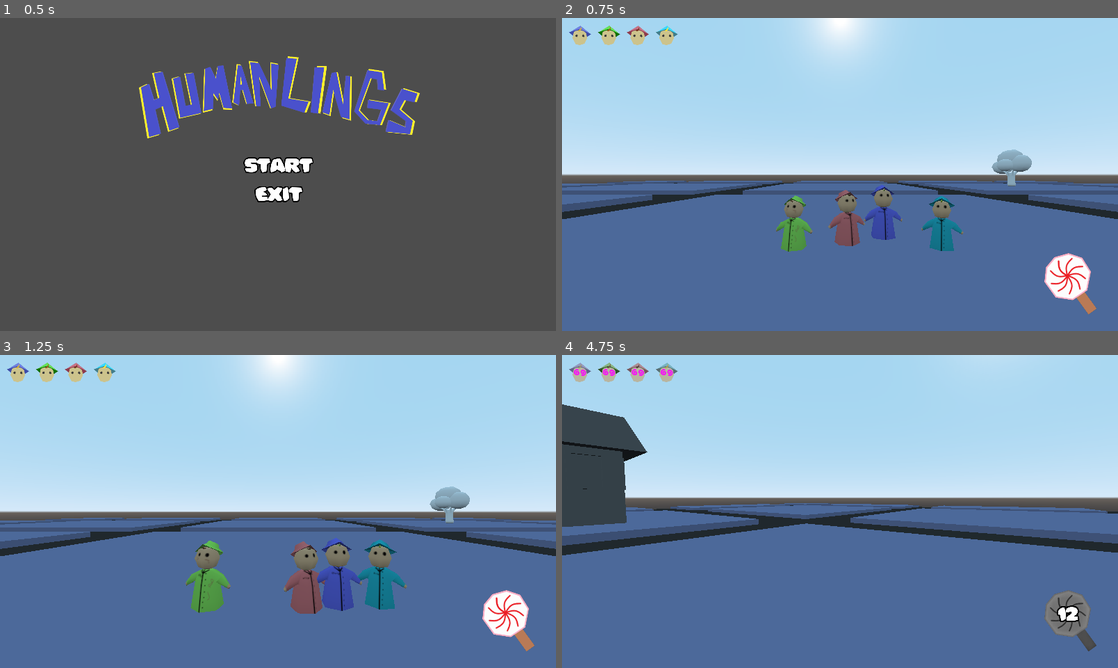
Above: before the commit, frames 1-4 (two rows, left to right).
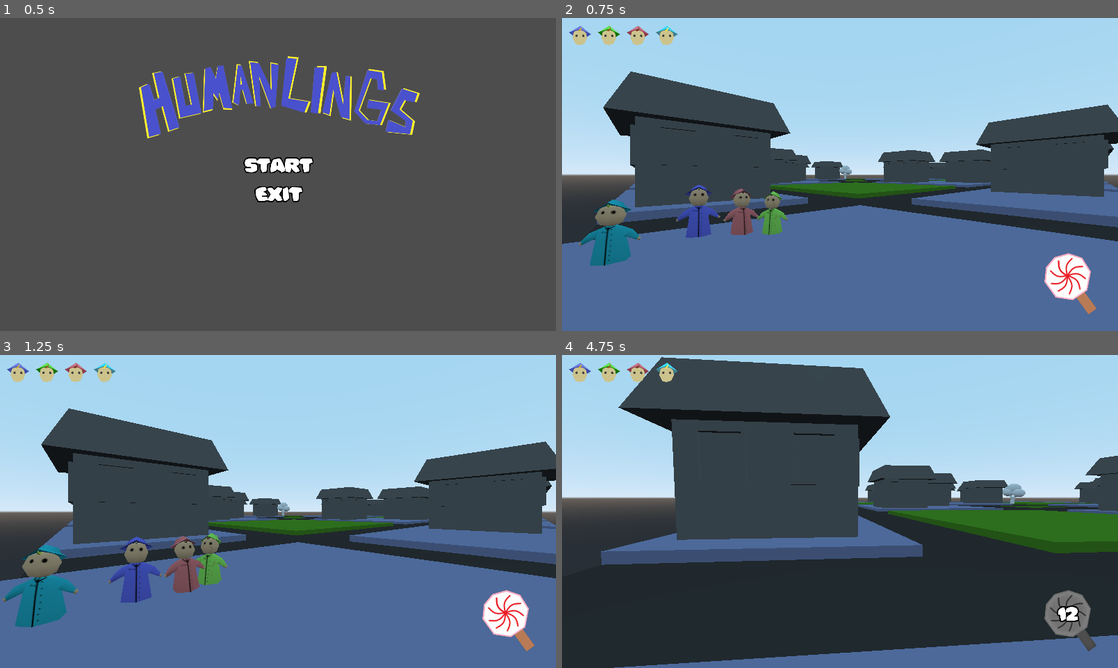
Above: after the commit, the same moments.

Repository: Rustywolf/GGJ2021
Game: Godot game, scene res://Game.tscn
Same seed, same stepped clock (60 frames per second), same inputs: the game is played once before the commit and once after it.
Inputs (mouse positions are in pixels of both pictures, inside the frame that each line leads up to):
- Up to frame 1 (0.5 s): no input
- Up to frame 2 (0.75 s): tap Enter at 0.5 s; move the mouse to (840, 168) at 0.52 s; press the mouse at (840, 168) at 0.53 s; hold D (move_right) from 0.53 s (still down)
- Up to frame 3 (1.25 s): keep holding D (move_right)
- Up to frame 4 (4.75 s): move the mouse to (812, 511) at 1.27 s; release D (move_right) at 1.28 s; release the mouse at (812, 511) at 1.28 s; hold W (move_forward) from 1.28 s (still down); click (812, 511) at 1.35 s; move the mouse to (851, 505) at 2.02 s; press the mouse at (851, 505) at 2.03 s; move the mouse to (834, 517) at 2.77 s; release the mouse at (834, 517) at 2.78 s; click (834, 517) at 2.85 s; move the mouse to (878, 514) at 3.52 s; press the mouse at (878, 514) at 3.53 s; move the mouse to (795, 508) at 4.27 s; release the mouse at (795, 508) at 4.28 s; click (795, 508) at 4.35 s

Frame 1 is identical in both runs. In frame 2, 33% of the frame differs, in the area x 0-100%, y 0-80%; in frame 3, 36%; in frame 4, 67%, in the area x 0-100%, y 0-100%.

Commit message:
Buildings

Diff:
--- a/World.tscn
+++ b/World.tscn
@@ -67,22 +67,25 @@
 "vertex_count": 336
 }
 
-[sub_resource type="SpatialMaterial" id=6]
+[sub_resource type="SpatialMaterial" id=7]
 albedo_texture = ExtResource( 10 )
 
-[sub_resource type="SpatialMaterial" id=7]
+[sub_resource type="SpatialMaterial" id=8]
 albedo_texture = ExtResource( 12 )
 
-[sub_resource type="SpatialMaterial" id=8]
+[sub_resource type="SpatialMaterial" id=9]
 albedo_texture = ExtResource( 13 )
 
-[sub_resource type="NavigationMesh" id=9]
+[sub_resource type="NavigationMesh" id=10]
 vertices = PoolVector3Array( -41.9, 0.21, -48.8, -48.8, 0.21, -48.8, -48.8, 0.21, -37.1, -34.7, 0.21, -48.8, -41.9, 0.2 …(4245 unchanged characters)…
 polygons = [ PoolIntArray( 2, 1, 0 ), PoolIntArray( 3, 5, 4 ), PoolIntArray( 8, 7, 6 ), PoolIntArray( 10, 9, 11 ), Pool …(3268 unchanged characters)…
 agent/height = 1.0
 agent/radius = 1.0
 agent/max_climb = 1.0
 agent/max_slope = 90.0
+
+[sub_resource type="SpatialMaterial" id=11]
+albedo_color = Color( 0.262745, 0.521569, 0.113725, 1 )
 
 [node name="World" type="Control"]
 pause_mode = 2
@@ -316,7 +319,7 @@
 [node name="CanvasLayer" type="CanvasLayer" parent="."]
 
 [node name="Rosie" parent="CanvasLayer" instance=ExtResource( 3 )]
-transform = Transform( 1, 0, 0, 0, 1, 0, 0, 0, 1, 2.25516, 0.579552, 2.82267 )
+transform = Transform( 0.999184, 0, -0.0403933, 0, 1, 0, 0.0403933, 0, 0.999184, 49.0103, 0.579552, -42.1383 )
 first_name = "Rosie"
 
 [node name="Body" type="Spatial" parent="CanvasLayer/Rosie"]
@@ -324,12 +327,12 @@
 
 [node name="kid2" type="MeshInstance" parent="CanvasLayer/Rosie/Body"]
 transform = Transform( -1.62921e-07, 0, -1, 0, 1, 0, 1, 0, -1.62921e-07, 0, 0, 0 )
-material_override = SubResource( 4 )
-mesh = SubResource( 5 )
+material_override = SubResource( 5 )
+mesh = SubResource( 6 )
 material/0 = null
 
 [node name="Eloise" parent="CanvasLayer" instance=ExtResource( 3 )]
-transform = Transform( 1, 0, 0, 0, 1, 0, 0, 0, 1, 0.877334, 0.814044, 2.82267 )
+transform = Transform( 0.999184, 0, -0.0403933, 0, 1, 0, 0.0403933, 0, 0.999184, 47.6336, 0.814044, -42.194 )
 first_name = "Eloise"
 
 [node name="Body" type="Spatial" parent="CanvasLayer/Eloise"]
@@ -337,12 +340,12 @@
 
 [node name="kid2" type="MeshInstance" parent="CanvasLayer/Eloise/Body"]
 transform = Transform( -1.62921e-07, 0, -1, 0, 1, 0, 1, 0, -1.62921e-07, 0, 0, 0 )
-material_override = SubResource( 6 )
-mesh = SubResource( 5 )
+material_override = SubResource( 7 )
+mesh = SubResource( 6 )
 material/0 = null
 
 [node name="Nathan" parent="CanvasLayer" instance=ExtResource( 3 )]
-transform = Transform( 1, 0, 0, 0, 1, 0, 0, 0, 1, -0.897424, 0.58818, 2.82267 )
+transform = Transform( 0.999184, 0, -0.0403933, 0, 1, 0, 0.0403933, 0, 0.999184, 45.8603, 0.58818, -42.2657 )
 first_name = "Nathan"
 
 [node name="Body" type="Spatial" parent="CanvasLayer/Nathan"]
@@ -350,12 +353,12 @@
 
 [node name="kid2" type="MeshInstance" parent="CanvasLayer/Nathan/Body"]
 transform = Transform( -1.62921e-07, 0, -1, 0, 1, 0, 1, 0, -1.62921e-07, 0, 0, 0 )
-material_override = SubResource( 7 )
-mesh = SubResource( 5 )
+material_override = SubResource( 8 )
+mesh = SubResource( 6 )
 material/0 = null
 
 [node name="Oliver" parent="CanvasLayer" instance=ExtResource( 3 )]
-transform = Transform( 1, 0, 0, 0, 1, 0, 0, 0, 1, 0.0143886, 0.691596, 2.91548 )
+transform = Transform( 0.999184, 0, -0.0403933, 0, 1, 0, 0.0403933, 0, 0.999184, 46.7676, 0.691596, -42.1361 )
 first_name = "Oliver"
 
 [node name="Body" type="Spatial" parent="CanvasLayer/Oliver"]
@@ -363,17 +366,17 @@
 
 [node name="kid2" type="MeshInstance" parent="CanvasLayer/Oliver/Body"]
 transform = Transform( -1.62921e-07, 0, -1, 0, 1, 0, 1, 0, -1.62921e-07, 0, 0, 0 )
-mesh = SubResource( 5 )
-material/0 = SubResource( 8 )
+mesh = SubResource( 6 )
+material/0 = SubResource( 9 )
 
 [node name="Player" parent="CanvasLayer" instance=ExtResource( 4 )]
-transform = Transform( 1, 0, 0, 0, 1, 0, 0, 0, 1, 0, 0, 7.78486 )
+transform = Transform( -0.751103, 0, 0.660185, 0, 1, 0, -0.660185, 0, -0.751103, 48.5687, 0, -48.1452 )
 
 [node name="Navigation" type="Navigation" parent="CanvasLayer"]
 transform = Transform( 1, 0, 0, 0, 1, 0, 0, 0, 1, 0.00634289, 4.76837e-07, -0.0219002 )
 
 [node name="NavigationMeshInstance" type="NavigationMeshInstance" parent="CanvasLayer/Navigation"]
-navmesh = SubResource( 9 )
+navmesh = SubResource( 10 )
 
 [node name="Roads" parent="CanvasLayer/Navigation/NavigationMeshInstance" instance=ExtResource( 2 )]
 
@@ -384,13 +387,82 @@
 transform = Transform( 1, 0, 0, 0, 1, 0, 0, 0, 1, -0.00634289, -4.76837e-07, 0.0219002 )
 
 [node name="BuildingGrey" parent="CanvasLayer/Navigation/NavigationMeshInstance/Buildings" instance=ExtResource( 16 )]
-transform = Transform( 0.5, 0, 0, 0, 0.5, 0, 0, 0, 0.5, -23.0654, 0, 0 )
+transform = Transform( -8.14603e-08, 0, 0.5, 0, 0.5, 0, -0.5, 0, -8.14603e-08, 20.1932, 0, -45.1468 )
+
+[node name="BuildingGrey2" parent="CanvasLayer/Navigation/NavigationMeshInstance/Buildings" instance=ExtResource( 16 )]
+transform = Transform( -8.14603e-08, 0, 0.5, 0, 0.5, 0, -0.5, 0, -8.14603e-08, 4.74069, 0, -45.1468 )
+
+[node name="BuildingGrey8" parent="CanvasLayer/Navigation/NavigationMeshInstance/Buildings" instance=ExtResource( 16 )]
+transform = Transform( -8.14603e-08, 0, 0.5, 0, 0.5, 0, -0.5, 0, -8.14603e-08, -4.94246, 0, -45.1468 )
+
+[node name="BuildingGrey6" parent="CanvasLayer/Navigation/NavigationMeshInstance/Buildings" instance=ExtResource( 16 )]
+transform = Transform( -8.14603e-08, 0, 0.5, 0, 0.5, 0, -0.5, 0, -8.14603e-08, -20.1922, 0, -45.1468 )
+
+[node name="BuildingGrey3" parent="CanvasLayer/Navigation/NavigationMeshInstance/Buildings" instance=ExtResource( 16 )]
+transform = Transform( 0.5, 0, 0, 0, 0.5, 0, 0, 0, 0.5, 45.427, 0, -29.7267 )
+
+[node name="BuildingGrey4" parent="CanvasLayer/Navigation/NavigationMeshInstance/Buildings" instance=ExtResource( 16 )]
+transform = Transform( 0.5, 0, 0, 0, 0.5, 0, 0, 0, 0.5, 45.0715, 0, -4.51901 )
+
+[node name="BuildingGrey5" parent="CanvasLayer/Navigation/NavigationMeshInstance/Buildings" instance=ExtResource( 16 )]
+transform = Transform( 0.5, 0, 0, 0, 0.5, 0, 0, 0, 0.5, 45.0715, 0, 4.86537 )
+
+[node name="BuildingGrey7" parent="CanvasLayer/Navigation/NavigationMeshInstance/Buildings" instance=ExtResource( 16 )]
+transform = Transform( 0.5, 0, 0, 0, 0.5, 0, 0, 0, 0.5, 45.0715, 0, 20.3634 )
 
 [node name="BuildingRed" parent="CanvasLayer/Navigation/NavigationMeshInstance/Buildings" instance=ExtResource( 7 )]
-transform = Transform( 0.5, 0, 0, 0, 0.5, 0, 0, 0, 0.5, 26.419, 0, 22.5172 )
+transform = Transform( 0.5, 0, 0, 0, 0.5, 0, 0, 0, 0.5, 45.0052, 0, 45.0067 )
+
+[node name="BuildingRed2" parent="CanvasLayer/Navigation/NavigationMeshInstance/Buildings" instance=ExtResource( 7 )]
+transform = Transform( -0.5, 0, -1.62921e-07, 0, 0.5, 0, 1.62921e-07, 0, -0.5, -44.9941, 0, -45.0074 )
+
+[node name="BuildingRed3" parent="CanvasLayer/Navigation/NavigationMeshInstance/Buildings" instance=ExtResource( 7 )]
+transform = Transform( -8.14603e-08, 0, -0.5, 0, 0.5, 0, 0.5, 0, -8.14603e-08, -4.97956, 0, -29.9578 )
+
+[node name="BuildingRed4" parent="CanvasLayer/Navigation/NavigationMeshInstance/Buildings" instance=ExtResource( 7 )]
+transform = Transform( 0.5, 0, 0, 0, 0.5, 0, 0, 0, 0.5, 4.54099, 0, -20.4487 )
+
+[node name="BuildingRed5" parent="CanvasLayer/Navigation/NavigationMeshInstance/Buildings" instance=ExtResource( 7 )]
+transform = Transform( -0.499985, 0, -0.00382213, 0, 0.5, 0, 0.00382213, 0, -0.499985, 29.9157, 0, -4.74801 )
+
+[node name="BuildingRed6" parent="CanvasLayer/Navigation/NavigationMeshInstance/Buildings" instance=ExtResource( 7 )]
+transform = Transform( 0.00382221, 0, -0.499985, 0, 0.5, 0, 0.499985, 0, 0.00382221, 20.4795, 0, 4.84495 )
+
+[node name="BuildingRed7" parent="CanvasLayer/Navigation/NavigationMeshInstance/Buildings" instance=ExtResource( 7 )]
+transform = Transform( -0.00692857, 0, 0.499952, 0, 0.5, 0, -0.499952, 0, -0.00692857, 4.70598, 0, 29.7785 )
+
+[node name="BuildingRed8" parent="CanvasLayer/Navigation/NavigationMeshInstance/Buildings" instance=ExtResource( 7 )]
+transform = Transform( -0.499952, 0, -0.00692866, 0, 0.5, 0, 0.00692866, 0, -0.499952, -4.94542, 0, 20.4021 )
+
+[node name="BuildingRed9" parent="CanvasLayer/Navigation/NavigationMeshInstance/Buildings" instance=ExtResource( 7 )]
+transform = Transform( -0.49999, 0, -0.00317639, 0, 0.5, 0, 0.00317639, 0, -0.49999, -20.335, 0, -4.82235 )
+
+[node name="BuildingRed10" parent="CanvasLayer/Navigation/NavigationMeshInstance/Buildings" instance=ExtResource( 7 )]
+transform = Transform( 0.00317647, 0, -0.49999, 0, 0.5, 0, 0.49999, 0, 0.00317647, -29.7836, 0, 4.75842 )
 
 [node name="BuildingGreen" parent="CanvasLayer/Navigation/NavigationMeshInstance/Buildings" instance=ExtResource( 15 )]
-transform = Transform( 0.5, 0, 0, 0, 0.5, 0, 0, 0, 0.5, 25.234, 0, 0 )
+transform = Transform( -8.14603e-08, 0, -0.5, 0, 0.5, 0, 0.5, 0, -8.14603e-08, -20.1663, 0, 45.1655 )
+
+[node name="BuildingGreen2" parent="CanvasLayer/Navigation/NavigationMeshInstance/Buildings" instance=ExtResource( 15 )]
+transform = Transform( -8.14603e-08, 0, -0.5, 0, 0.5, 0, 0.5, 0, -8.14603e-08, -4.84855, 0, 45.1655 )
+
+[node name="BuildingGreen3" parent="CanvasLayer/Navigation/NavigationMeshInstance/Buildings" instance=ExtResource( 15 )]
+transform = Transform( -8.14603e-08, 0, -0.5, 0, 0.5, 0, 0.5, 0, -8.14603e-08, 20.122, 0, 45.1655 )
+
+[node name="BuildingGreen8" parent="CanvasLayer/Navigation/NavigationMeshInstance/Buildings" instance=ExtResource( 15 )]
+transform = Transform( -8.14603e-08, 0, -0.5, 0, 0.5, 0, 0.5, 0, -8.14603e-08, 4.70802, 0, 45.1655 )
+
+[node name="BuildingGreen4" parent="CanvasLayer/Navigation/NavigationMeshInstance/Buildings" instance=ExtResource( 15 )]
+transform = Transform( -0.499997, 0, 0.00170187, 0, 0.5, 0, -0.00170187, 0, -0.499997, -45.1271, 0, -20.03 )
+
+[node name="BuildingGreen5" parent="CanvasLayer/Navigation/NavigationMeshInstance/Buildings" instance=ExtResource( 15 )]
+transform = Transform( -0.499997, 0, 0.00170187, 0, 0.5, 0, -0.00170187, 0, -0.499997, -45.1793, 0, -4.71229 )
+
+[node name="BuildingGreen7" parent="CanvasLayer/Navigation/NavigationMeshInstance/Buildings" instance=ExtResource( 15 )]
+transform = Transform( -0.499997, 0, 0.00170187, 0, 0.5, 0, -0.00170187, 0, -0.499997, -45.1793, 0, 4.59772 )
+
+[node name="BuildingGreen6" parent="CanvasLayer/Navigation/NavigationMeshInstance/Buildings" instance=ExtResource( 15 )]
+transform = Transform( -0.499997, 0, 0.00170187, 0, 0.5, 0, -0.00170187, 0, -0.499997, -45.2643, 0, 20.2581 )
 
 [node name="Decoration" type="Spatial" parent="CanvasLayer/Navigation/NavigationMeshInstance"]
 
@@ -468,6 +540,7 @@
 
 [node name="Ground17" parent="CanvasLayer/Pavement" instance=ExtResource( 5 )]
 transform = Transform( 20, 0, 0, 0, 1, 0, 0, 0, 20, -25, 0, -25 )
+material_override = SubResource( 11 )
 use_collision = false
 
 [node name="Ground18" parent="CanvasLayer/Pavement" instance=ExtResource( 5 )]
@@ -476,6 +549,7 @@
 
 [node name="Ground19" parent="CanvasLayer/Pavement" instance=ExtResource( 5 )]
 transform = Transform( 20, 0, 0, 0, 1, 0, 0, 0, 20, 25, 0, -25 )
+material_override = SubResource( 11 )
 use_collision = false
 
 [node name="Ground20" parent="CanvasLayer/Pavement" instance=ExtResource( 5 )]
@@ -483,7 +557,8 @@
 use_collision = false
 
 [node name="Ground21" parent="CanvasLayer/Pavement" instance=ExtResource( 5 )]
-transform = Transform( 20, 0, 0, 0, 1, 0, 0, 0, 20, 0, 0, 0 )
+transform = Transform( 10, 0, 0, 0, 0, 0, 0, 0, 10, 0, 0, 0 )
+material_override = SubResource( 11 )
 use_collision = false
 
 [node name="Ground22" parent="CanvasLayer/Pavement" instance=ExtResource( 5 )]
@@ -492,6 +567,7 @@
 
 [node name="Ground23" parent="CanvasLayer/Pavement" instance=ExtResource( 5 )]
 transform = Transform( 20, 0, 0, 0, 1, 0, 0, 0, 20, -25, 0, 25 )
+material_override = SubResource( 11 )
 use_collision = false
 
 [node name="Ground24" parent="CanvasLayer/Pavement" instance=ExtResource( 5 )]
@@ -500,6 +576,7 @@
 
 [node name="Ground25" parent="CanvasLayer/Pavement" instance=ExtResource( 5 )]
 transform = Transform( 20, 0, 0, 0, 1, 0, 0, 0, 20, 25, 0, 25 )
+material_override = SubResource( 11 )
 use_collision = false
 
 [node name="CarLogic" type="Spatial" parent="CanvasLayer"]
Not shown: 6 places in World.tscn that only renumber resources
